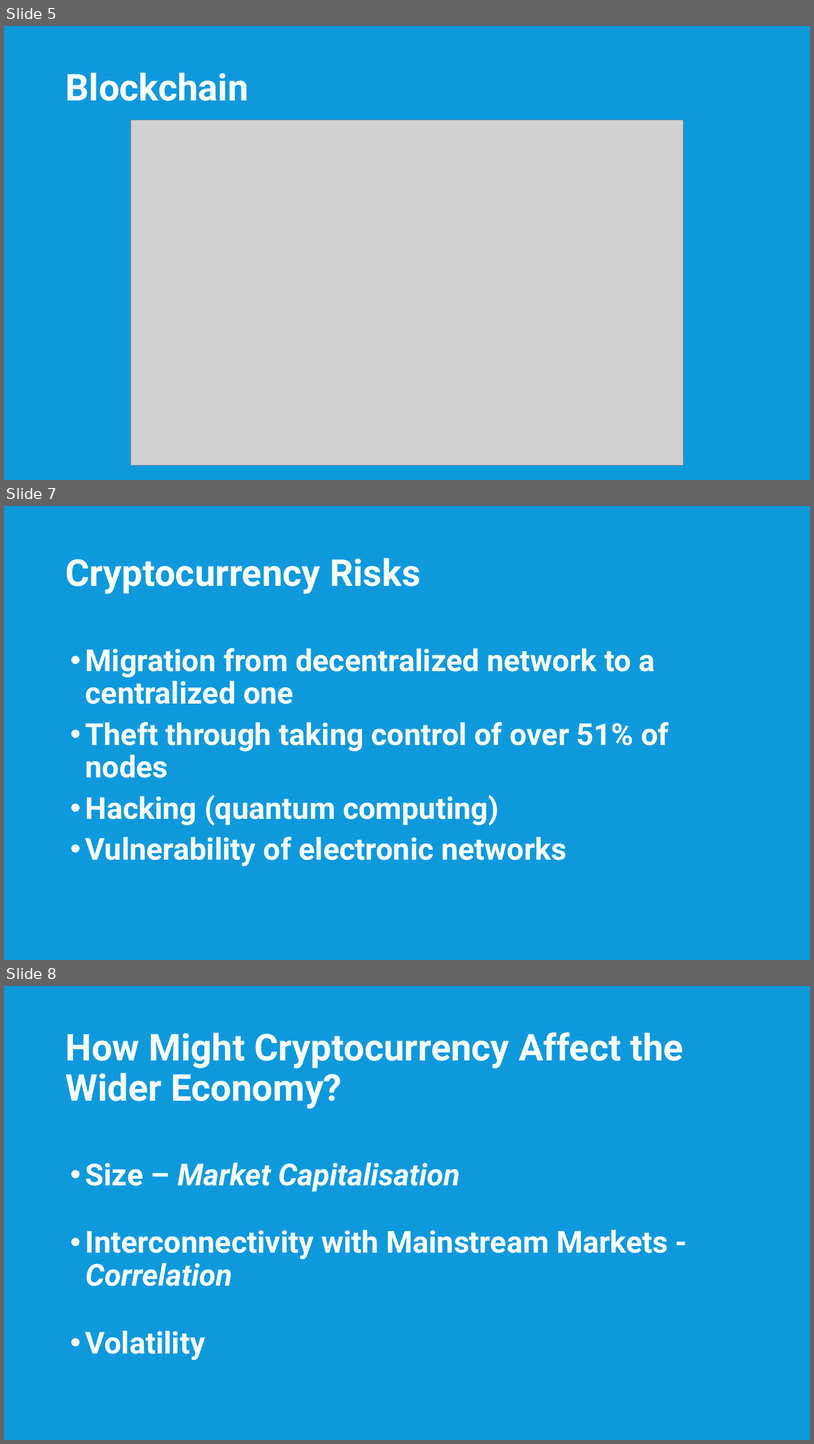
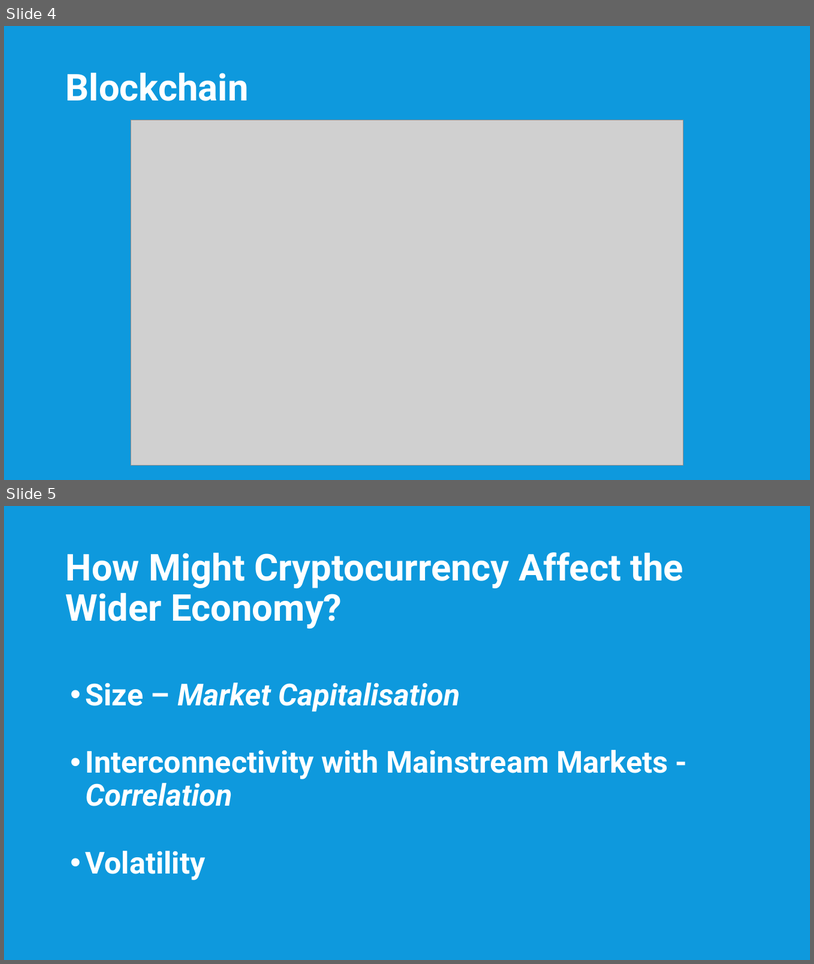
Before and after one commit to zchap40/Project2, a slide deck: Presentation/Sadek_R_Project2_Presentation.pptx. Shown one above the other, each under a label of ours: slides 5, 7 and 8 before the commit, slides 4 and 5 after it; the slides between them are not shown. The pictures are 814x1444 and 814x964 pixels, drawn with LibreOffice and Linux fonts; fonts in the diff are those of the drawing; grey boxes stand for pictures. Boxes give left, top, right and bottom in pixels: in the first picture for what was removed or moved away, otherwise in the second. Text is boxed around its words. In the diff, an @@ line names an element or a change of style, - is before the commit and + after.

```diff
--- a/Presentation/Sadek_R_Project2_Presentation.pptx
+++ b/Presentation/Sadek_R_Project2_Presentation.pptx
@@ slide 7 removed at [4,506,810,960], background #0E99DD @@
@@ title removed at [65,558,421,594] @@
-Cryptocurrency Risks
@@ text removed at [86,648,669,866] @@
-• Migration from decentralized network to a centralized one
-• Theft through taking control of over 51% of nodes
-• Hacking (quantum computing)
-• Vulnerability of electronic networks
@@ what was slide 5 is now slide 4 @@
@@ what was slide 8 is now slide 5 @@
```
Also in this commit, not shown: 2 other slides removed, 1 other file.
